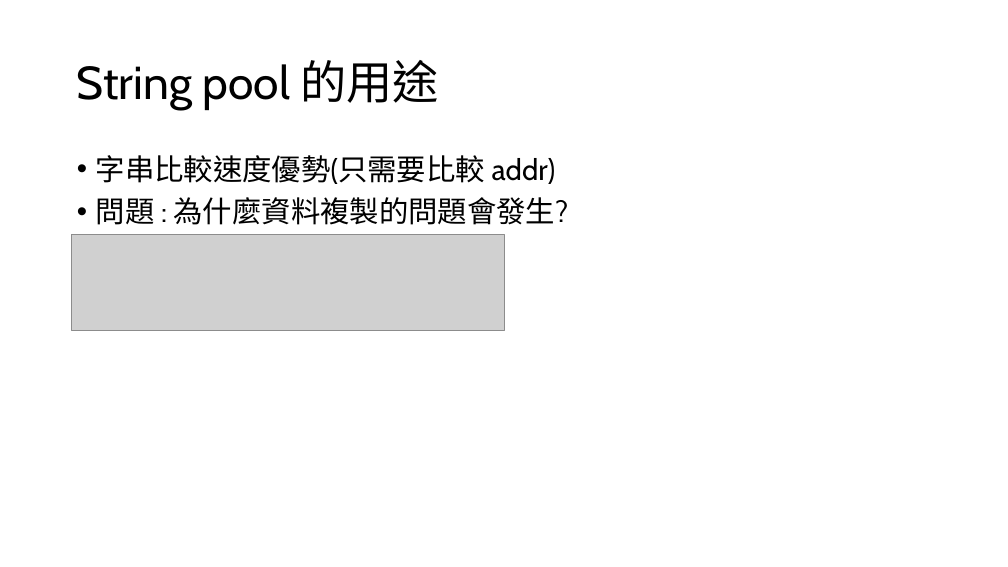
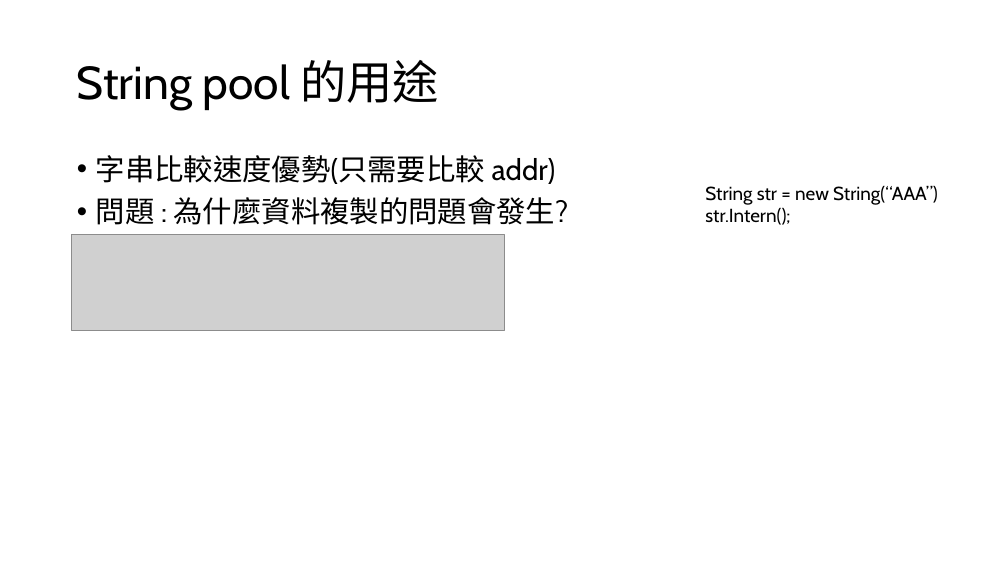
Before and after one commit to BboRainbo/C-Practice, a slide deck: slide 4 of LOG/0119.pptx. Drawn at 1008x567 pixels with LibreOffice and Linux fonts; fonts in the diff are those of the drawing; grey boxes stand for pictures. Boxes give left, top, right and bottom in pixels: in the first picture for what was removed or moved away, otherwise in the second. Text is boxed around its words. In the diff, an @@ line names an element or a change of style, - is before the commit and + after.

```diff
--- a/LOG/0119.pptx
+++ b/LOG/0119.pptx
@@ text added at bbox=[705, 185, 938, 225], 18 pt, text #000000 @@
+String str = new String(“AAA”)
+str.Intern();
```
Also in this commit, not shown: 4 other slides changed, 4 slides added, 26 other files.
